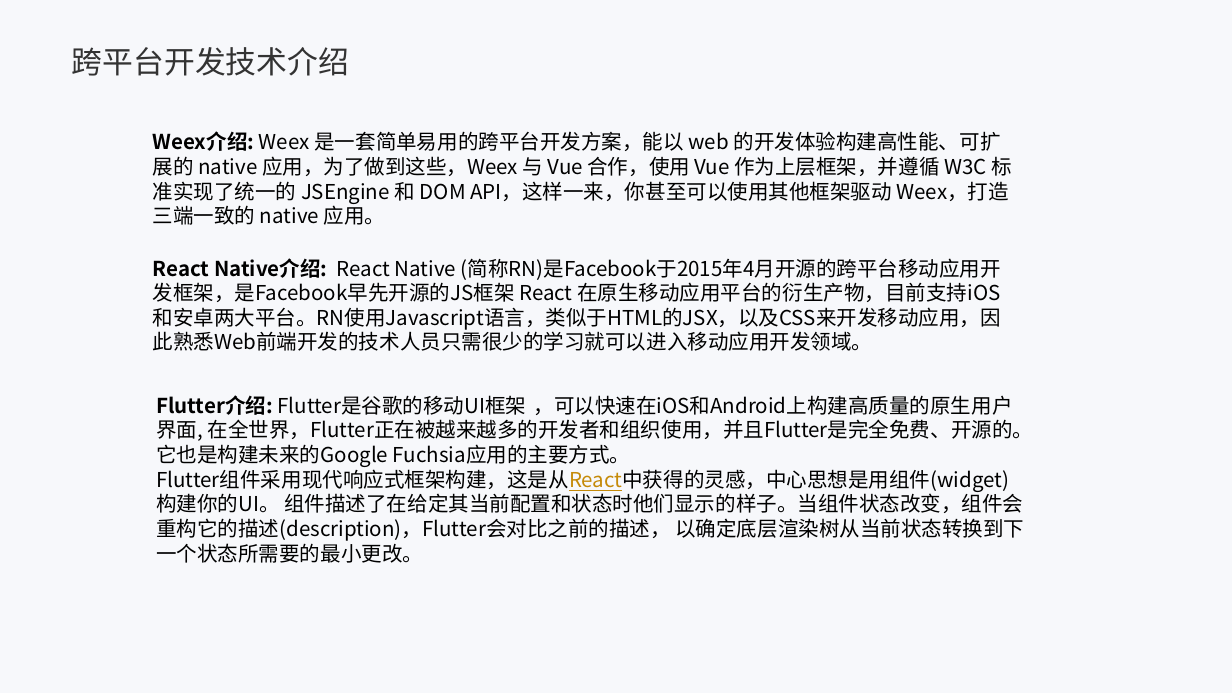
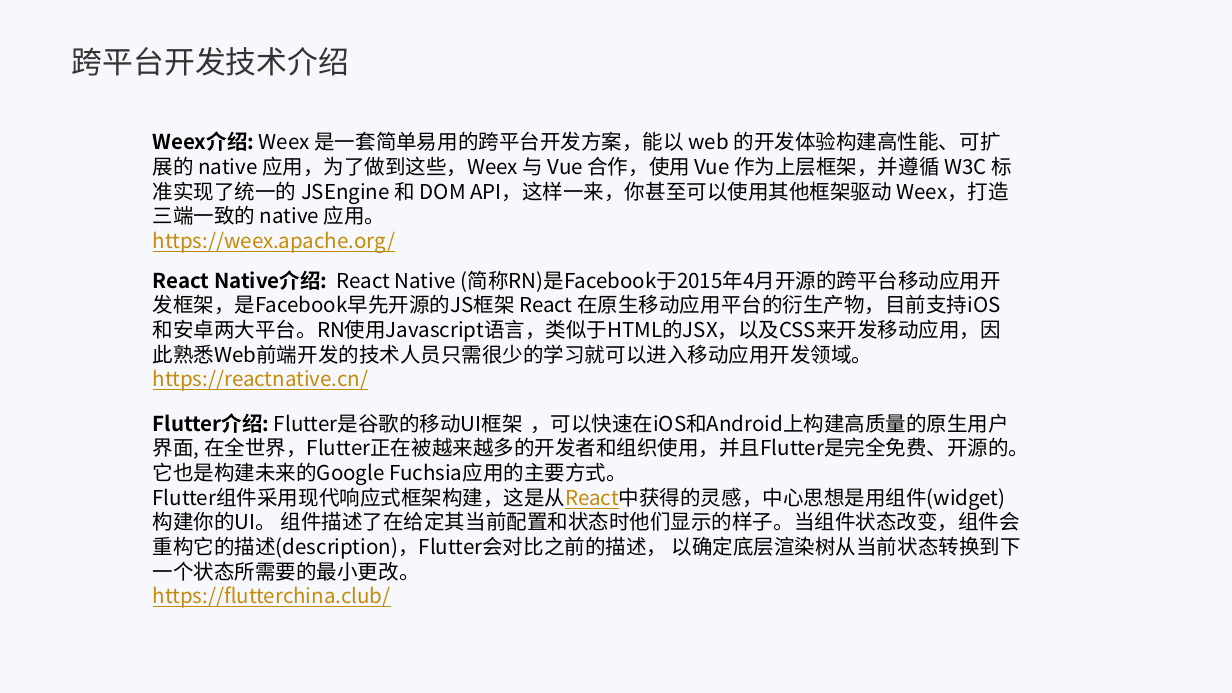
Before and after one commit to fenglipk/react-native-demo, a slide deck: slide 8 of 移动端开发分享.pptx. Drawn at 1232x693 pixels with LibreOffice and Linux fonts; fonts in the diff are those of the drawing; background and template pictures are left out. Boxes give left, top, right and bottom in pixels: in the first picture for what was removed or moved away, otherwise in the second. Text is boxed around its words. In the diff, an @@ line names an element or a change of style, - is before the commit and + after.

```diff
--- a/移动端开发分享.pptx
+++ b/移动端开发分享.pptx
@@ text at [153,231,396,253]: paragraph added @@
+https://weex.apache.org/
@@ text at [153,270,1001,391]: text changed @@
-React Native介绍: React Native (简称RN)是Facebook于2015年4月开源的跨平台移动应用开发框架，是Facebook早先开源的JS框架 React 在原生移动应用平台的衍生产物，目前支持iOS和安卓两大平台。RN使用Javascript语言，类似于HTML的JSX，以及CSS来开发移动应用，因此熟悉Web前端开发的技术人员只需很少的学习就可以进入移动应用开发领域。
+React Native介绍: React Native (简称RN)是Facebook于2015年4月开源的跨平台移动应用开发框架，是Facebook早先开源的JS框架 React 在原生移动应用平台的衍生产物，目前支持iOS和安卓两大平台。RN使用Javascript语言，类似于HTML的JSX，以及CSS来开发移动应用，因此熟悉Web前端开发的技术人员只需很少的学习就可以进入移动应用开发领域。
+https://reactnative.cn/
@@ text "Flutter介绍: Flutter是谷歌的移动UI框架 ，可以快速在iOS和Android上构建高质量的原生用户界面, ...": place and size @@
-text "Flutter介绍: Flutter是谷歌的移动UI框架 ，可以快速在iOS和Android上构建高质量的原生用户界面, ..." at [156,395,1033,563]
+text "Flutter介绍: Flutter是谷歌的移动UI框架 ，可以快速在iOS和Android上构建高质量的原生用户界面, ..." at [153,413,1029,608]
@@ text at [153,484,1021,608]: text changed @@
-Flutter组件采用现代响应式框架构建，这是从React中获得的灵感，中心思想是用组件(widget)构建你的UI。 组件描述了在给定其当前配置和状态时他们显示的样子。当组件状态改变，组件会重构它的描述(description)，Flutter会对比之前的描述， 以确定底层渲染树从当前状态转换到下一个状态所需要的最小更改。
+Flutter组件采用现代响应式框架构建，这是从React中获得的灵感，中心思想是用组件(widget)构建你的UI。 组件描述了在给定其当前配置和状态时他们显示的样子。当组件状态改变，组件会重构它的描述(description)，Flutter会对比之前的描述， 以确定底层渲染树从当前状态转换到下一个状态所需要的最小更改。
+https://flutterchina.club/
```
Also in this commit, not shown: 7 other slides changed, 2 other files.
